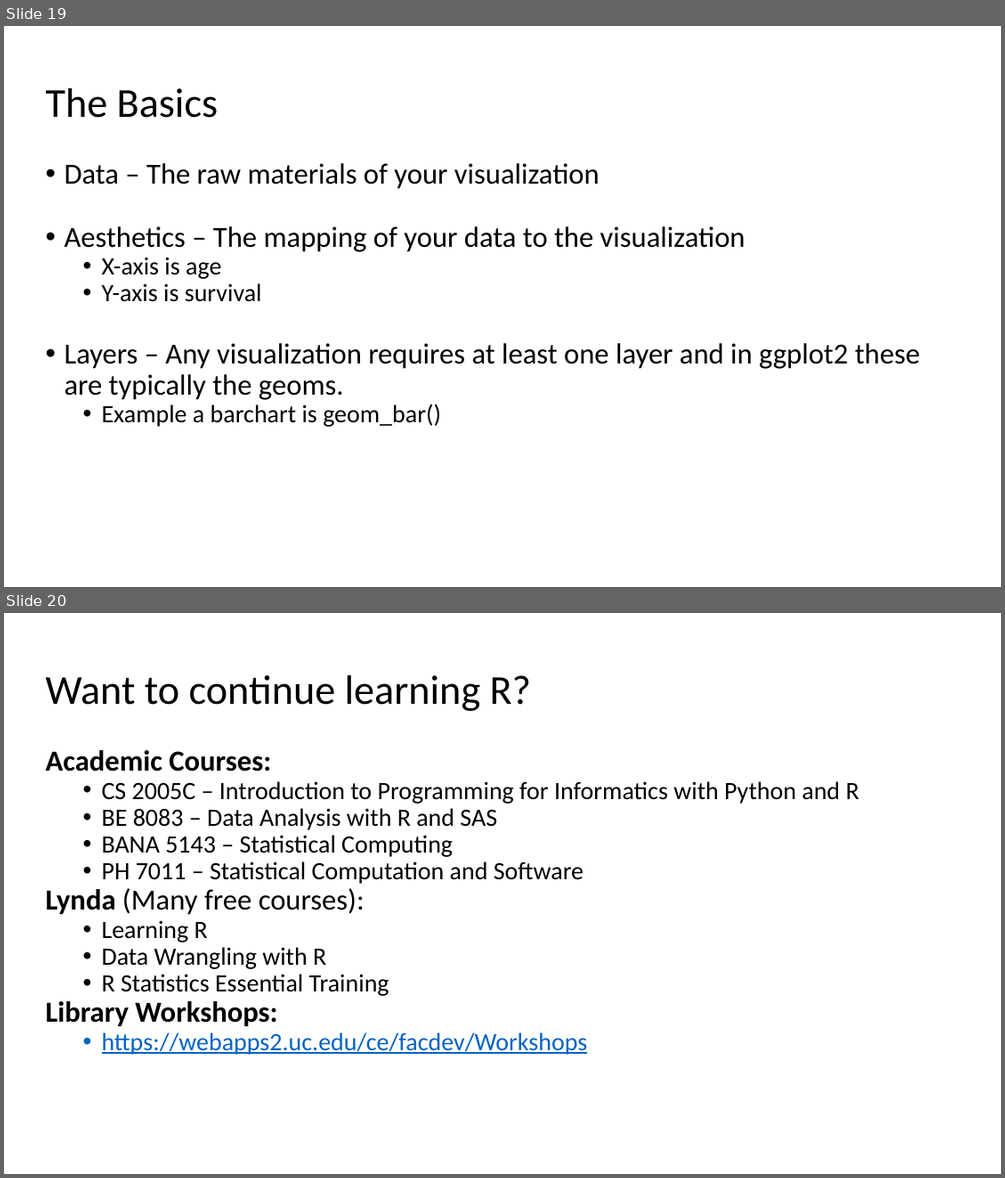
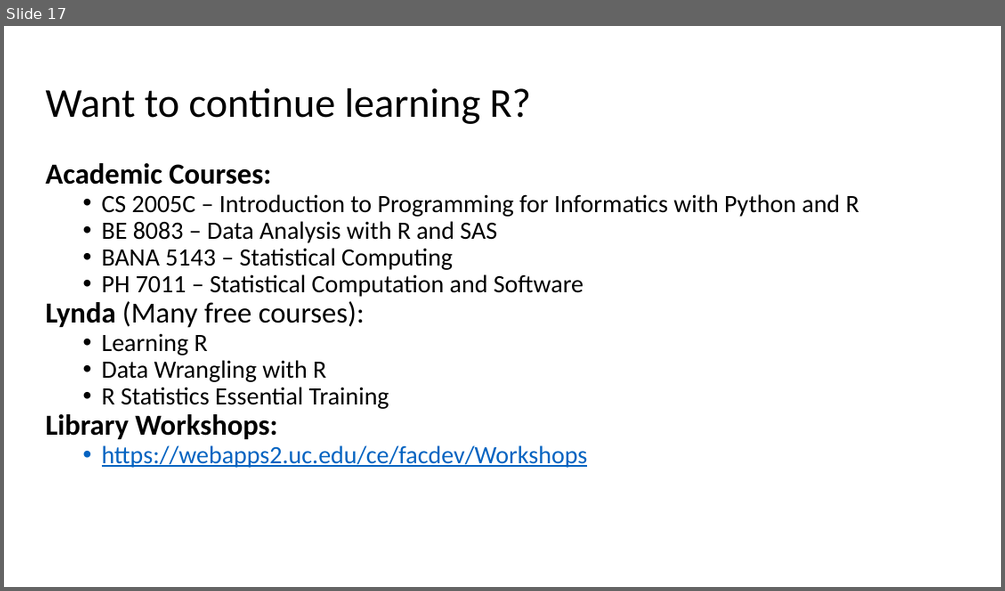
Before and after one commit to RAJohansen/UCL_Workshops, a slide deck: Intro_to_R/Introduction_to_R/Introduction to R.pptx. Shown one above the other, each under a label of ours: slides 19 and 20 before the commit, slide 17 after it. The pictures are 1005x1178 and 1005x591 pixels, drawn with LibreOffice and Linux fonts; fonts in the diff are those of the drawing. Boxes give left, top, right and bottom in pixels: in the first picture for what was removed or moved away, otherwise in the second. Text is boxed around its words. In the diff, an @@ line names an element or a change of style, - is before the commit and + after.

```diff
--- a/Intro_to_R/Introduction_to_R/Introduction to R.pptx
+++ b/Intro_to_R/Introduction_to_R/Introduction to R.pptx
@@ slide 19 removed at (4, 26, 1001, 587), background #FFFFFF @@
@@ title removed at (46, 88, 218, 118) @@
-The Basics
@@ text removed at (65, 163, 920, 426) @@
-• Data – The raw materials of your visualization
-• Aesthetics – The mapping of your data to the visualization
-  • X-axis is age
-  • Y-axis is survival
-• Layers – Any visualization requires at least one layer and in ggplot2 these are typically the geoms.
-  • Example a barchart is geom_bar()
@@ what was slide 20 is now slide 17 @@
```
Also in this commit, not shown: 4 slides changed, 3 other slides removed.
